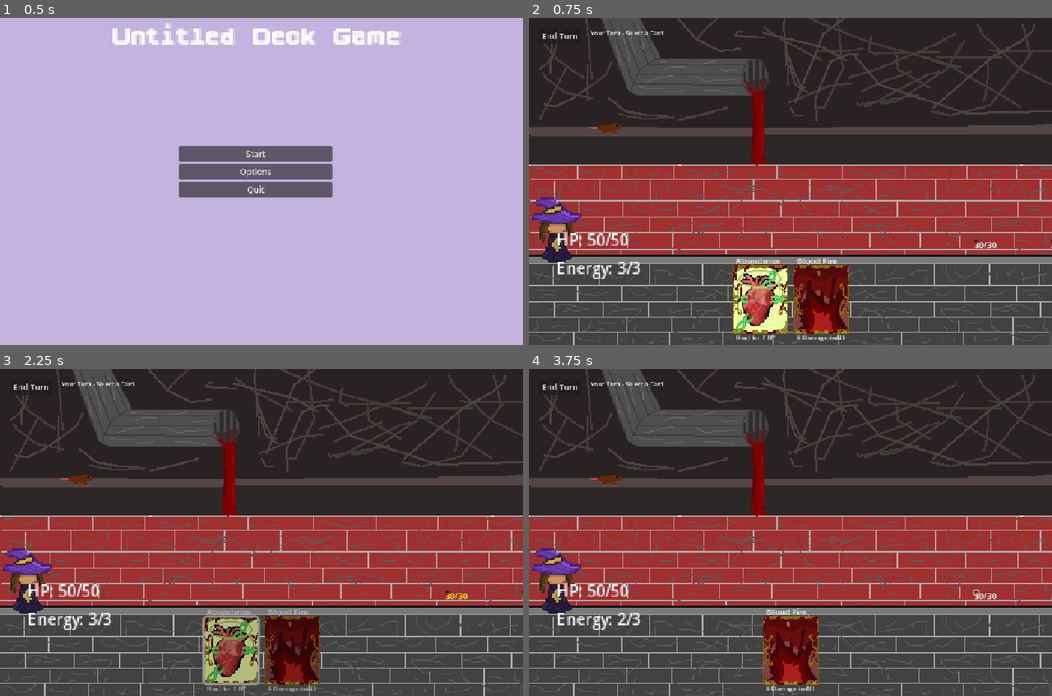
Above: before the commit, frames 1-4 (two rows, left to right).
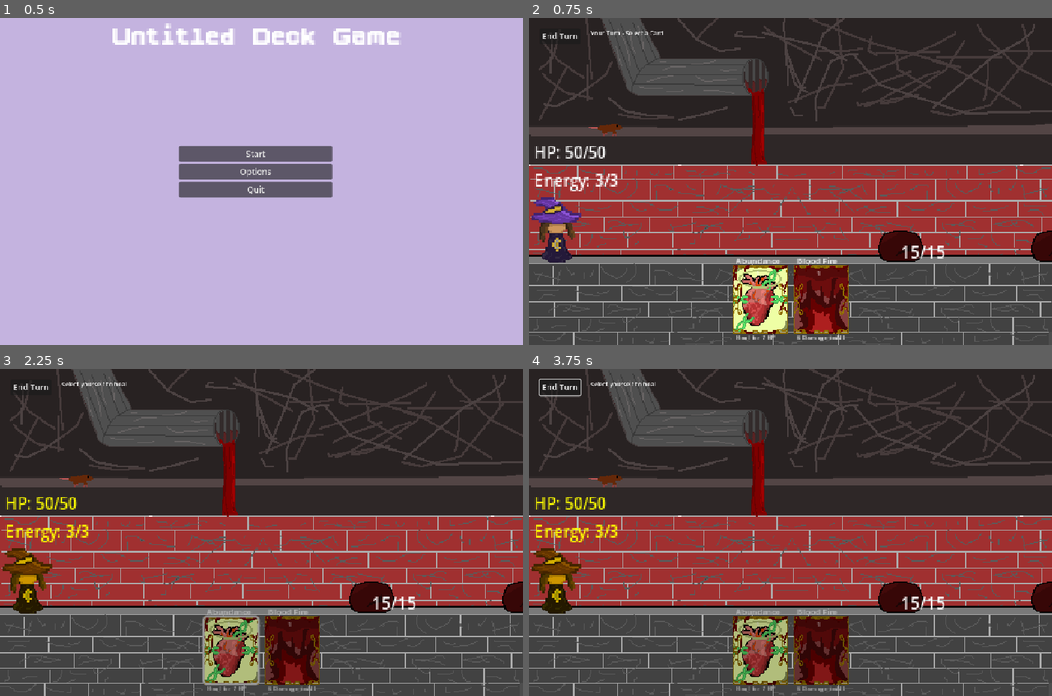
Above: after the commit, the same moments.

Repository: SirWadles/Untitled-Deck-Builder
Game: Godot game, scene res://scenes/main_menu.tscn
The game is run twice, just before and just after one commit, with the same random seed, the same clock (stepped at 60 frames per second) and the same inputs.
Inputs (mouse positions are in pixels of both pictures, inside the frame that each line leads up to):
- Up to frame 1 (0.5 s): no input
- Up to frame 2 (0.75 s): click "Start" at 0.5 s
- Up to frame 3 (2.25 s): click (444, 591) at 1.27 s; click (230, 650) at 2.02 s
- Up to frame 4 (3.75 s): click "End Turn" at 2.75 s; click (973, 591) at 3.52 s

Frame 1 is identical in both runs. In frame 2, 2.4% of the frame differs, in the area x 1-100%, y 39-80%; in frame 3, 3.4%; in frame 4, 8.1%, in the area x 0-100%, y 3-99%.

Commit message:
Car System (Done?)
The cards function how I want and I made it so there are two enemies with their own sprites that can spawn in and have different damage. Forgot to commit so it is larger.

Diff:
--- a/project.godot
+++ b/project.godot
@@ -18,6 +18,7 @@
 [autoload]
 
 CardStuff="*res://scenes/cards/CardDatabase.gd"
+EnemyDatabase="*res://scripts/enemy_database.gd"
 
 [display]
 
--- a/scenes/battle/battle.tscn
+++ b/scenes/battle/battle.tscn
@@ -19,7 +19,8 @@
 scale = Vector2(2.2, 2.2)
 
 [node name="EnemyContainer" type="Node2D" parent="."]
-position = Vector2(871, 433)
+position = Vector2(727, 435)
+scale = Vector2(2, 2)
 
 [node name="Hand" parent="." instance=ExtResource("3_h0kxc")]
 position = Vector2(512, 550)
--- a/scenes/battle/enemy.tscn
+++ b/scenes/battle/enemy.tscn
@@ -12,5 +12,8 @@
 offset_bottom = 23.0
 
 [node name="Button" type="Button" parent="."]
-offset_right = 8.0
-offset_bottom = 8.0
+offset_left = -29.0
+offset_top = -31.0
+offset_right = 23.0
+offset_bottom = 34.0
+flat = true
--- a/scenes/battle/player.tscn
+++ b/scenes/battle/player.tscn
@@ -10,12 +10,15 @@
 texture = ExtResource("2_2pell")
 
 [node name="HealthLabel" type="Label" parent="."]
-offset_right = 40.0
-offset_bottom = 23.0
+offset_left = -20.0
+offset_top = -78.0
+offset_right = 20.0
+offset_bottom = -55.0
 theme_override_font_sizes/font_size = 14
 
 [node name="EnergyLabel" type="Label" parent="."]
-offset_top = 25.0
-offset_right = 40.0
-offset_bottom = 48.0
+offset_left = -20.0
+offset_top = -53.0
+offset_right = 20.0
+offset_bottom = -30.0
 theme_override_font_sizes/font_size = 14
--- a/scripts/battle_system.gd
+++ b/scripts/battle_system.gd
@@ -10,6 +10,8 @@
 var enemies: Array[Enemy] = []
 var current_selected_card: Card = null
 var current_state: BattleState = BattleState.PLAYER_TURN
+
+var is_player_targetable: bool = false
 
 enum BattleState {
 	PLAYER_TURN,
@@ -25,11 +27,17 @@
 
 func create_enemies():
 	var enemy_scene = preload("res://scenes/battle/enemy.tscn")
+	var enemy_types = ["slime", "boss_1"]
 
 	for i in range(2):
 		var enemy = enemy_scene.instantiate() as Enemy
 		enemy_container.add_child(enemy)
-		enemy.setup("Enemy " + str(i + 1), 30, self)
+		var enemy_type = enemy_types[randi() % enemy_types.size()]
+		var enemy_data = EnemyDatabase.get_enemy_data(enemy_type)
+		if enemy_data:
+			enemy.setup(enemy_data["name"], enemy_data["health"], self, enemy_data["texture"])
+		else:
+			enemy.setup("Enemy " + str(i + 1), 30, self)
 		enemy.enemy_clicked.connect(_on_enemy_clicked)
 		enemies.append(enemy)
 		enemy.position.x = i * 150
@@ -63,9 +71,44 @@
 
 func start_targeting(card: Card):
 	hand.set_cards_selectable(false)
-	for enemy in enemies:
-		if enemy.current_health > 0:
-			enemy.set_targetable(true)
+	var card_id = card.card_data.card_id
+	if card_id in ["attack", "blood_fire"]:
+		for enemy in enemies:
+			if enemy.current_health > 0:
+				enemy.set_targetable(true)
+		is_player_targetable = false
+	elif card_id in ["abundance", "heal"]:
+		set_player_targetable(true)
+		is_player_targetable = true
+		if ui and ui.has_method("update_status"):
+			ui.update_status("select yourself to heal")
+
+func set_player_targetable(targetable: bool):
+	if targetable:
+		player.modulate = Color.YELLOW
+	else:
+		player.modulate = Color.WHITE
+
+func _input(event):
+	if (event is InputEventMouseButton and event.pressed and current_state == BattleState.TARGETING and is_player_targetable):
+		var mouse_pos = get_global_mouse_position()
+		var player_rect = Rect2(player.global_position - Vector2(50, 50), Vector2(100, 100))
+		if player_rect.has_point(mouse_pos):
+			play_card_on_player()
+
+func play_card_on_player():
+	if current_selected_card:
+		var card_data = current_selected_card.card_data
+		player.spend_energy(card_data.cost)
+		if card_data.heal > 0:
+			player.heal(card_data.heal)
+			print("Player healed")
+		reset_targeting()
+		hand.play_card(enemies[0] if enemies.size() > 0 else null)
+		current_selected_card = null
+		current_state = BattleState.PLAYER_TURN
+		if hand:
+			hand.set_cards_selectable(true)
 
 func _on_enemy_clicked(enemy: Enemy):
 	if current_state == BattleState.TARGETING and current_selected_card:
@@ -83,8 +126,7 @@
 		"abundance", "heal":
 			if card_data.heal > 0:
 				player.heal(card_data.heal)
-			elif card_data.heal < 0:
-				player.heal(card_data.damage)
+	reset_targeting()
 	hand.play_card(target)
 	for enemy in enemies:
 		enemy.set_targetable(false)
@@ -92,6 +134,12 @@
 	current_state = BattleState.PLAYER_TURN
 	if hand:
 		hand.set_cards_selectable(true)
+
+func reset_targeting():
+	for enemy in enemies:
+		enemy.set_targetable(false)
+	set_player_targetable(false)
+	is_player_targetable = false
 
 func _on_card_played(card: Card, target: Enemy):
 	print("Played " + card.card_data.card_name + " on " + target.enemy_name)
@@ -113,8 +161,12 @@
 		start_enemy_turn()
 
 func start_enemy_turn():
+	var enemy_scene = preload("res://scenes/battle/enemy.tscn")
+	var enemy_types = ["slime", "boss_1"]
 	for enemy in enemies:
-		if enemy.current_health > 0:
+		if enemy.current_health > 0 and enemy_types[0]:
+			player.take_damage(3)
+		if enemy.current_health > 0 and enemy_types[1]:
 			player.take_damage(5)
 	await get_tree().create_timer(1.0).timeout
 	start_player_turn()
--- a/scripts/enemy.gd
+++ b/scripts/enemy.gd
@@ -16,11 +16,15 @@
 func _ready():
 	button.pressed.connect(_on_enemy_clicked)
 
-func setup(name: String, health: int, battle_ref: BattleSystem):
+func setup(name: String, health: int, battle_ref: BattleSystem, enemy_texture: Texture2D = null):
 	enemy_name = name
 	max_health = health
 	current_health = health
 	battle_system = battle_ref
+	if enemy_texture:
+		sprite.texture = enemy_texture
+	else:
+		sprite.modulate = Color(1, 0, 0)
 	update_display()
 
 func take_damage(damage: int):
--- /dev/null
+++ b/scripts/enemy_database.gd
@@ -0,0 +1,26 @@
+extends Node
+class_name  EnemyStuff
+
+var enemies: Dictionary = {}
+
+func _ready():
+	create_enemies()
+
+func create_enemies():
+	var holy_one_texture = preload("res://assets/Holy One.png")
+	var blood_slime_texture = preload("res://assets/Blood Slime(1).png")
+
+	enemies["slime"] = {
+		"name": "Slime",
+		"health": 15,
+		"texture": blood_slime_texture
+	}
+
+	enemies["boss_1"] = {
+		"name": "Holy One",
+		"health": 35,
+		"texture": holy_one_texture
+	}
+
+func get_enemy_data(enemy_id: String):
+	return enemies.get(enemy_id, null)
Binary file added: assets/Blood Slime(1).png
Not shown, added: assets/Blood Slime(1).png.import
Not shown, added: scripts/enemy_database.gd.uid
Not shown, added: assets/Blood Slime-20241129-000128(1).piskel
